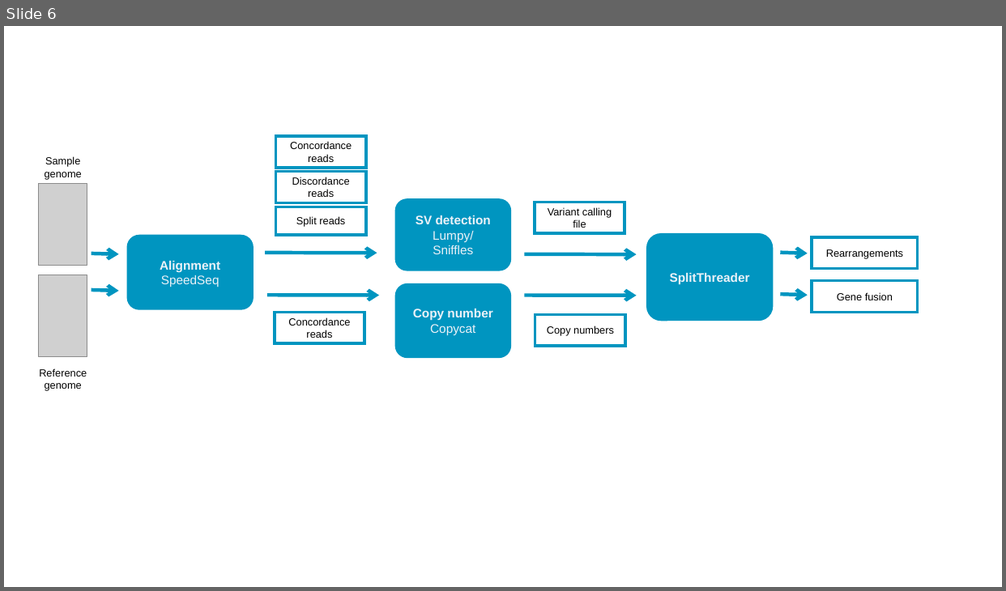
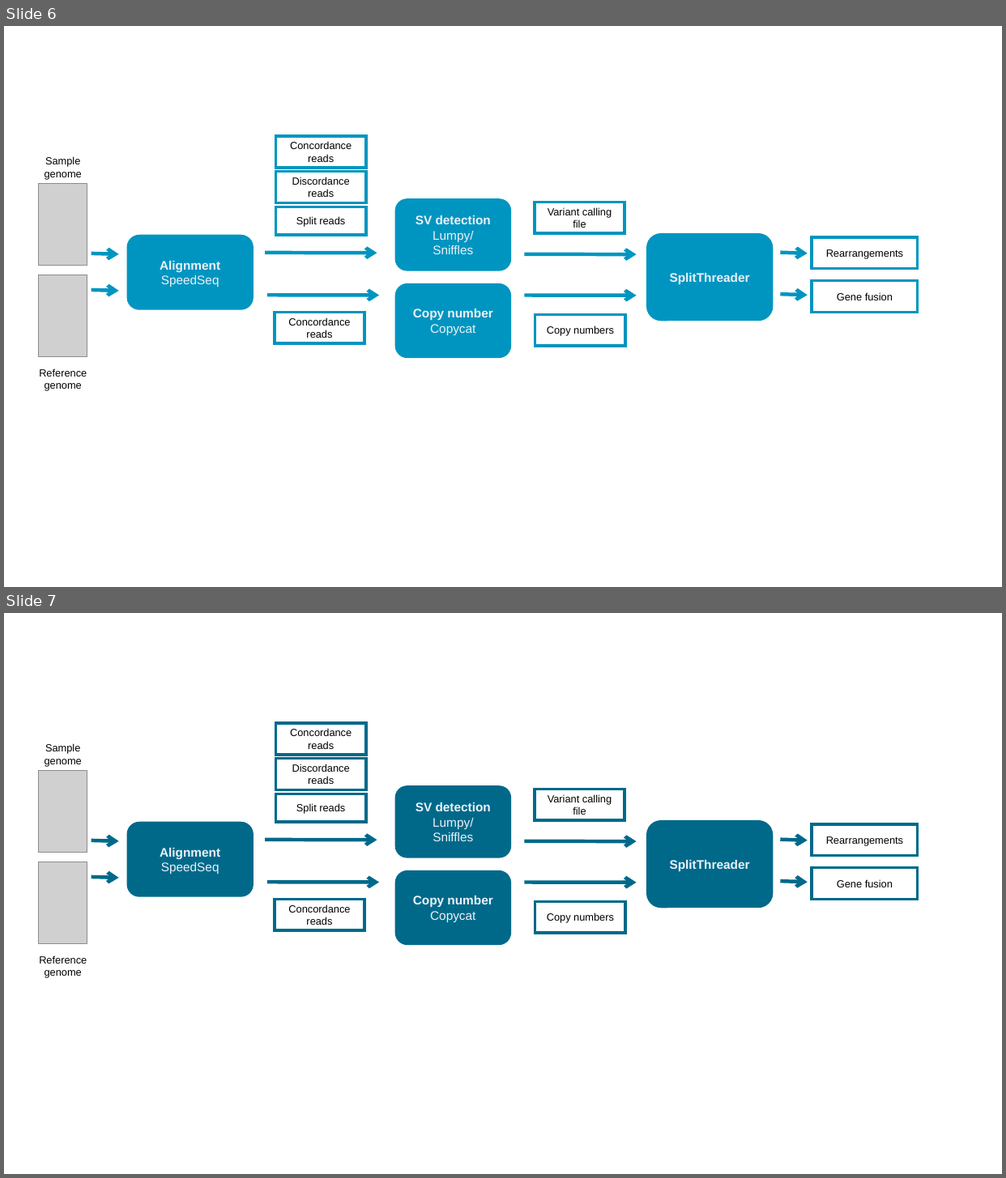
Before and after one commit to arceda/DOCTORADO, a slide deck: db/Presentation1.pptx. Shown one above the other, each under a label of ours: slide 6 before the commit, slides 6 and 7 after it. The pictures are 1006x591 and 1006x1178 pixels, drawn with LibreOffice and Linux fonts; fonts in the diff are those of the drawing; grey boxes stand for pictures. Boxes give left, top, right and bottom in pixels: in the first picture for what was removed or moved away, otherwise in the second. Text is boxed around its words. In the diff, an @@ line names an element or a change of style, - is before the commit and + after.

```diff
--- a/db/Presentation1.pptx
+++ b/db/Presentation1.pptx
@@ slide 7 added at (x1=4, y1=613, x2=1002, y2=1174), background #FFFFFF @@
@@ rounded rectangle added at (x1=275, y1=723, x2=366, y2=755), fill #FFFFFF, outline #00698A 2.75 pt, 10 pt, text #000000 @@
+Concordance reads
@@ text added at (x1=44, y1=743, x2=82, y2=767), 10 pt, text #000000 @@
+Sample genome
@@ rounded rectangle added at (x1=275, y1=758, x2=366, y2=790), fill #FFFFFF, outline #00698A 2.75 pt, 10 pt, text #000000 @@
+Discordance reads
@@ picture added at (x1=39, y1=771, x2=87, y2=853) @@
@@ rounded rectangle added at (x1=275, y1=794, x2=366, y2=822), fill #FFFFFF, outline #00698A 2.75 pt, 10 pt, text #000000 @@
+Split reads
@@ rounded rectangle added at (x1=394, y1=786, x2=511, y2=858), fill #00698A, 12 pt, text #ECF2F8 @@
+SV detection
+Lumpy/
+Sniffles
@@ rounded rectangle added at (x1=535, y1=789, x2=625, y2=820), fill #FFFFFF, outline #00698A 2.75 pt, 10 pt, text #000000 @@
+Variant calling file
@@ rounded rectangle added at (x1=127, y1=822, x2=253, y2=897), fill #00698A, 12 pt, text #ECF2F8, bold @@
+Alignment
+SpeedSeq
@@ rounded rectangle added at (x1=646, y1=820, x2=773, y2=908), fill #00698A, 12 pt, text #ECF2F8, bold @@
+SplitThreader
@@ rounded rectangle added at (x1=812, y1=824, x2=918, y2=855), fill #FFFFFF, outline #00698A 2.75 pt, 10 pt, text #000000 @@
+Rearrangements
@@ arrow added from (91, 841) to (118, 841), #00698A 3.5 pt @@
@@ arrow added from (266, 840) to (377, 840), #00698A 3.5 pt @@
@@ arrow added from (524, 841) to (637, 841), #00698A 3.5 pt @@
@@ arrow added from (780, 840) to (808, 841), #00698A 3.5 pt @@
@@ picture added at (x1=39, y1=862, x2=87, y2=944) @@
@@ arrow added from (91, 877) to (118, 878), #00698A 3.5 pt @@
@@ rounded rectangle added at (x1=394, y1=871, x2=511, y2=945), fill #00698A, 12 pt, text #ECF2F8, bold @@
+Copy number
+Copycat
@@ rounded rectangle added at (x1=812, y1=868, x2=918, y2=900), fill #FFFFFF, outline #00698A 2.75 pt, 10 pt, text #000000 @@
+Gene fusion
@@ arrow added from (267, 883) to (379, 883), #00698A 3.5 pt @@
@@ rounded rectangle added at (x1=275, y1=900, x2=364, y2=931), fill #FFFFFF, outline #00698A 2.75 pt, 10 pt, text #000000 @@
+Concordance reads
@@ arrow added from (524, 883) to (637, 883), #00698A 3.5 pt @@
@@ rounded rectangle added at (x1=535, y1=902, x2=626, y2=934), fill #FFFFFF, outline #00698A 2.75 pt, 10 pt, text #000000 @@
+Copy numbers
@@ arrow added from (780, 881) to (808, 883), #00698A 3.5 pt @@
@@ text added at (x1=39, y1=956, x2=87, y2=978), 10 pt, text #000000 @@
+Reference genome
```
Also in this commit, not shown: 16 other files.
